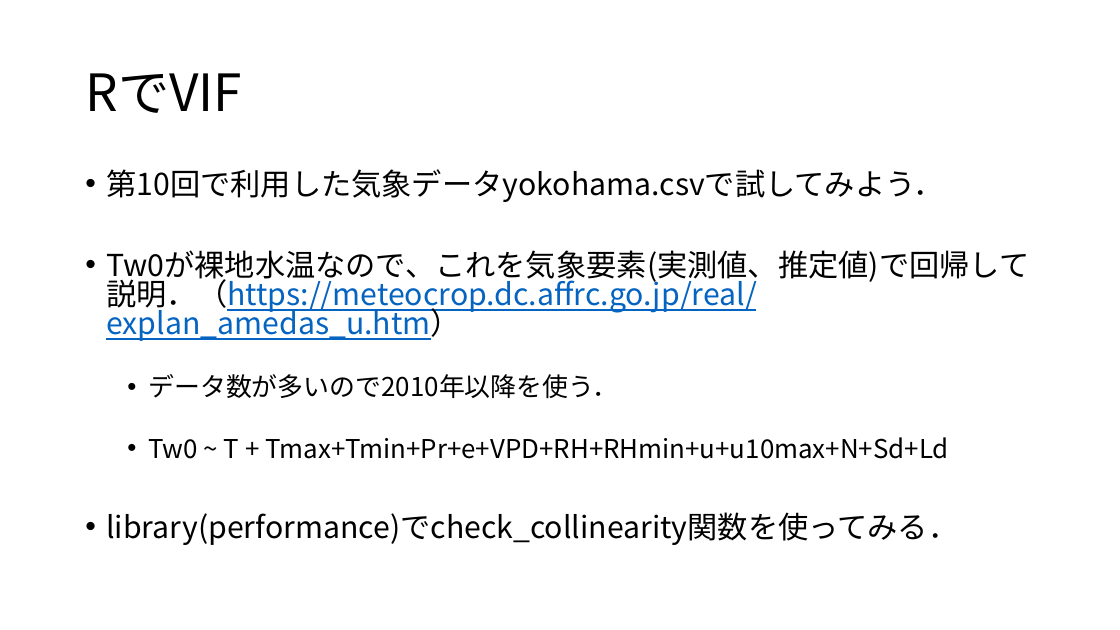
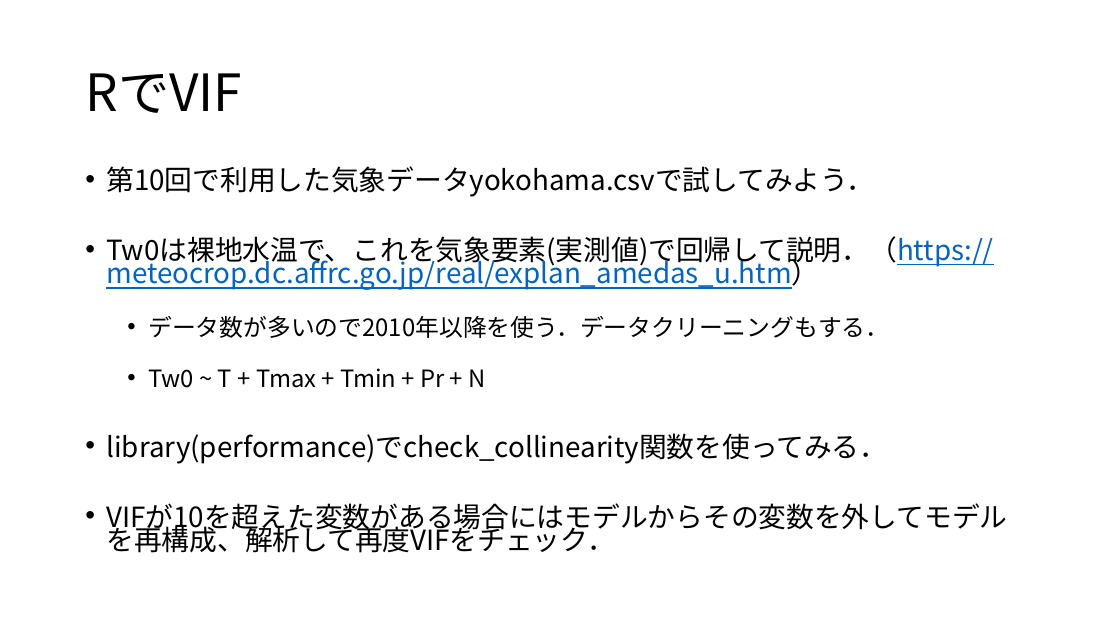
Before and after one commit to KoHMB/Shigen_kensyu_FRA, a slide deck: slide 6 of R/スライド/第24回.pptx. Drawn at 1120x630 pixels with LibreOffice and Linux fonts; fonts in the diff are those of the drawing. Boxes give left, top, right and bottom in pixels: in the first picture for what was removed or moved away, otherwise in the second. Text is boxed around its words. In the diff, an @@ line names an element or a change of style, - is before the commit and + after.

Commit message:
Update 24th slide

```diff
--- a/R/スライド/第24回.pptx
+++ b/R/スライド/第24回.pptx
@@ text at bbox=[106, 166, 887, 464]: size 25.9 to 23.8 pt in "第10回で利用した気象データyokohama.csvで試してみよう．", "library(performance)でcheck_collinearity関数を使ってみる．"; line spacing 0.8 to 0.7 @@
@@ text at bbox=[106, 236, 993, 388]: text changed; size 25.9 to 23.8 pt @@
-• Tw0が裸地水温なので、これを気象要素(実測値、推定値)で回帰して説明．（https://meteocrop.dc.affrc.go.jp/real/explan_amedas_u.htm）
-  • データ数が多いので2010年以降を使う．
-  • Tw0 ~ T + Tmax+Tmin+Pr+e+VPD+RH+RHmin+u+u10max+N+Sd+Ld
+• Tw0は裸地水温で、これを気象要素(実測値)で回帰して説明．（https://meteocrop.dc.affrc.go.jp/real/explan_amedas_u.htm）
+  • データ数が多いので2010年以降を使う．データクリーニングもする．
+  • Tw0 ~ T + Tmax + Tmin + Pr + N
@@ text at bbox=[106, 522, 614, 553]: paragraph added @@
+• VIFが10を超えた変数がある場合にはモデルからその変数を外してモデルを再構成、解析して再度VIFをチェック．
```
Also in this commit, not shown: 1 other slide changed.
